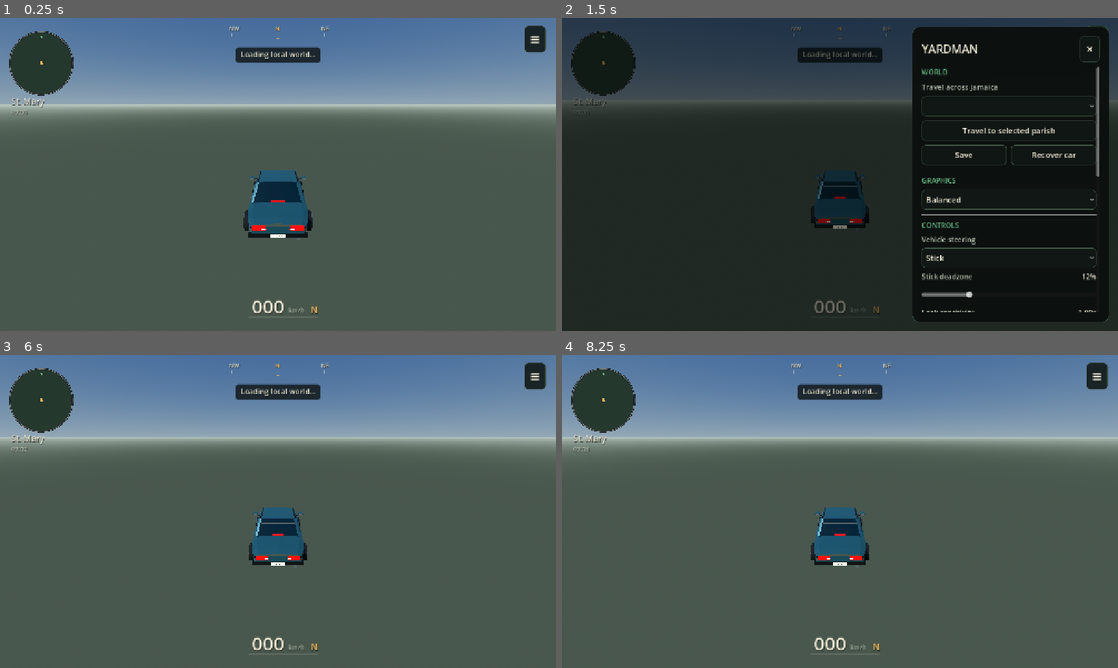
Above: before the commit, frames 1-4 (two rows, left to right).
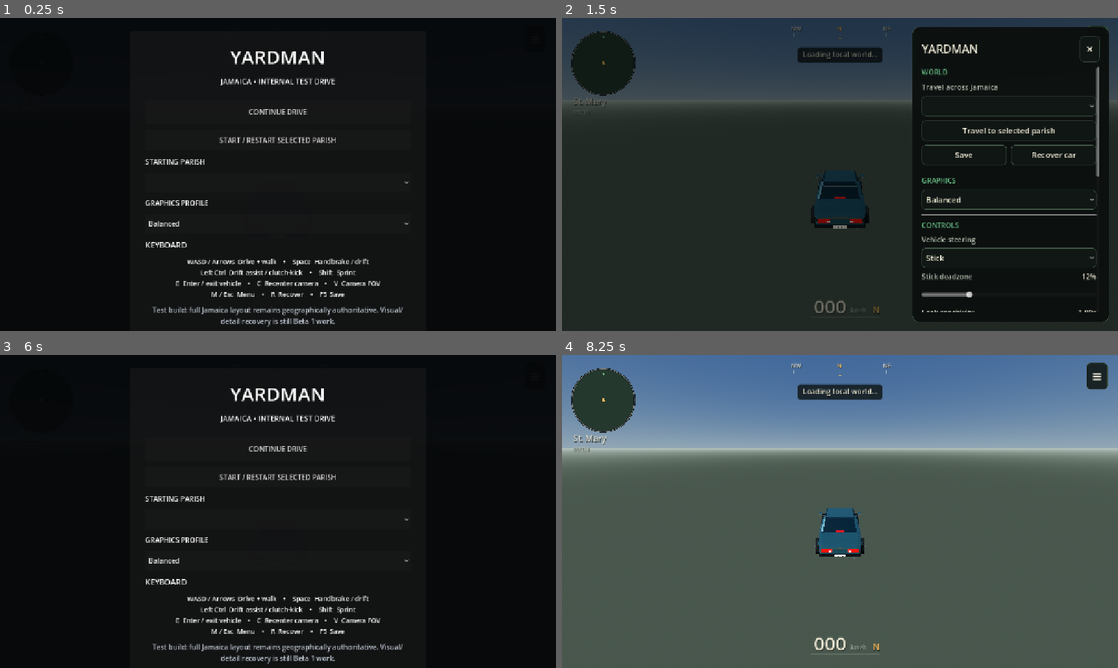
Above: after the commit, the same moments.

Repository: rell28194-rgb/yardman
Game: Godot game, scene res://main.tscn
Two runs of this game, one before a commit and one after it. Both use one fixed random seed, a clock stepped at 60 frames per second and the inputs below.
Inputs (mouse positions are in pixels of both pictures, inside the frame that each line leads up to):
- Up to frame 1 (0.25 s): no input
- Up to frame 2 (1.5 s): click (840, 140) at 0.5 s, where only the run after the commit has a clickable "START / RESTART SELECTED PARI…"; click "≡" at 1.25 s
- Up to frame 3 (6 s): click "×" at 2 s; tap Enter at 2.75, 4.25, 5.75 s; move the mouse to (400, 495) at 2.77 s; hold Right (ui_right) 2.78-3.5 s; tap E at 2.85 s; click (400, 495) at 2.92 s; tap Space at 3.02, 3.5, 5 s; drag from (166, 527) to (250, 574) at 3.52 s; move the mouse to (333, 442) at 4.27 s; hold Right (ui_right) 4.28-5 s; hold Shift 4.28-5 s; drag from (250, 574) to (111, 464) at 5.02 s; move the mouse to (444, 558) at 5.77 s; hold Left (ui_left) from 5.78 s (still down); tap M at 5.85 s
- Up to frame 4 (8.25 s): tap Space at 6.02, 7.25 s; release Left (ui_left) at 6.5 s; click (840, 477) at 6.5 s, where only the run after the commit has a clickable "START / RESTART SELECTED PARI…"; drag from (673, 464) to (756, 433) at 7.27 s; move the mouse to (867, 511) at 8.02 s; hold Down (ui_down) from 8.03 s (still down); tap V at 8.1 s; click (867, 511) at 8.17 s

The runs differ from the first frame. In frame 1, 99% of the frame differs, in the area x 0-100%, y 0-100%; in frame 2, less than 0.1%; in frame 3, 99%; in frame 4, 6.9%.
Error before the commit: Parse Error: Cannot infer the type of "key" variable because the value doesn't have a set type. (res://scripts/startup_menu.gd:177)

Commit message:
fix: type startup menu key input and add fast Godot gate

Diff:
--- a/godot/scripts/startup_menu.gd
+++ b/godot/scripts/startup_menu.gd
@@ -174,7 +174,7 @@
 func _unhandled_input(event: InputEvent) -> void:
     if not event is InputEventKey or not event.pressed or event.echo:
         return
-    var key := event.physical_keycode
+    var key: int = int(event.physical_keycode)
     if key == KEY_ESCAPE or key == KEY_M:
         _set_open(not menu_open)
         get_viewport().set_input_as_handled()
Not shown, added: .github/workflows/godot-test-drive-fast.yml
